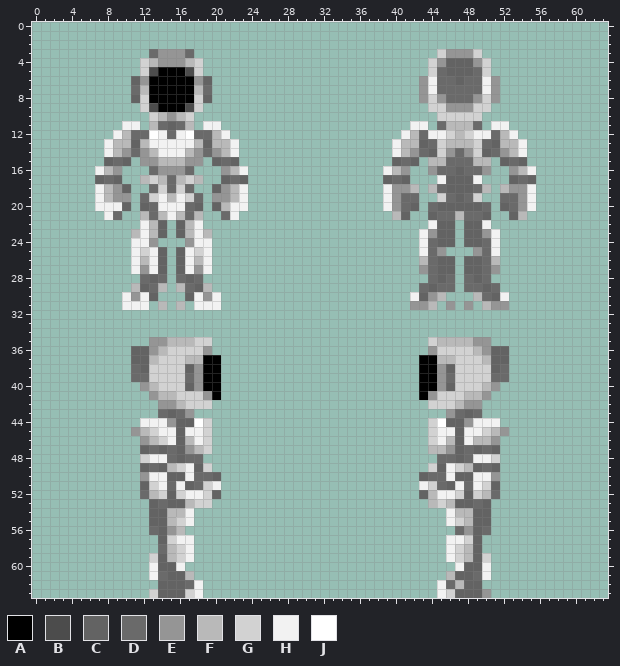
Pixel-art sprite -- Resources/Textures/ADT/Mobs/Species/IPC/parts.rsi/full.png. The first picture shows the starting point.
The file is 64x64 pixels. Colours within 5 levels of each other are drawn and written as one.
Palette (. is transparent): A #000000  B #4c4c4c  C #636363  D #6a6a6a  E #959595  F #b9b9b9  G #d2d2d2  H #f2f2f2  J #ffffff
Pixels before (only the part around the change), first column x 0:
 0 ............................................................
 1 ............................................................
 2 ............................................................
 3 .............DEEED...........................GEEEG..........
 4 ............GFEEEFG.........................GECCCEG.........
 5 ............GBAAABG.........................GDCCCDG.........
 6 ...........CEAAAAAEC.......................EHDDCDDHE........
 7 ...........DFAAAAAFD.......................EHDDDDDHE........
 8 ...........CGAAAAAGC.......................EGEDDDEGE........
 9 ............GBAAABG.........................GGEEEGG.........
10 .............GFEFG...........................GGGGG..........
11 ..........HH.FDCDF.HH.....................HH.DFFFD.HH.......
12 .........HFDDJHDHJDDFH...................HFDHHGFGHHDFH......
13 ........HFFCFHHHHHFCFFH.................HFFCDGFFFGDCFFH.....
14 ........HFEDEFHHHFEDEFH.................HFEDCGEDEGCDEFH.....
15 ........CDC.EEFFFEE.CDC.................CDC.FFDDDFF.CDC.....
16 .......HFE...DEEED...EFH...............HFE..EDDCDDE..EFH....
17 .......CDC..FGFDFGF..CDC...............CDC...HCCCH...CDC....
18 .......HFEC..DGDGD..CEFH...............HEEF.FDCCCDF.FEEH....
19 .......HFEE.DGHFHGD.EEFH...............HEDD..GDCDG..DDEH....
20 .......HHHC.CDHHHDC.CFHH...............HEDC.DCCCCCD.CDEH....
21 ........HD..FDFHFDF..DH.................FC..CDDFDDC..CF.....
22 ............HFC.CFH.........................HCC.CCH.........
23 ...........FHFC.CFHF.......................HECC.CCEH........
24 ...........HHE...EHH.......................HDCC.CCDH........
25 ...........HGHC.CHGH.......................HDE...EDH........
26 ...........HFHC.CHFH.......................FDCC.CCDF........
27 ...........HEHC.CHEH.......................EDCC.CCDE........
28 ............DCD.DCD.........................DCD.DCD.........
29 ...........FCDF.FDCF.......................DCDD.DDCD........
30 ..........HEHC...CHEH.....................HCEF...FDCH.......
31 ..........HHH.F.F.HHH.....................EEF.E.E.FEE.......
32 ............................................................
33 ............................................................
34 ............................................................
35 .............EEFFFGG........................GFFFFEE.........
36 ...........CCEFGGGGE........................EGGGGFECC.......
37 ...........CCFGGGFFAA......................AAFFGGGFCC.......
38 ...........DCGGGGCEAA......................AAECGGGGCD.......
39 ...........DDGGGGDEAA......................AAEDGGGGDD.......
40 ............EFGGGCEAA......................AAECGGGFE........
41 .............EFFGGGEA......................AEGGGFFE.........
42 ..............EEFGGG........................GGGFEE..........
43 ..............DCDE............................EDCD..........
44 ............HHHECCJG........................GJCCEHHH........
45 ...........EFGHHCHHG........................GHHCHHGFE.......
46 ............EFGHCFHG........................GHFCHFFE........
47 ............CDCDCEFG........................FFECDCDC........
48 ............GHHDCDD..........................DDCDHHG........
49 ............CDCFGHCG........................GCHGFCDC........
50 ............EHHCCHDDC......................CDDHCCHHE........
51 ............CGHDHCDGH......................HGDCHDHGC........
52 ............DFGCGHHGC......................CFHHGCGFD........
53 .............CDCCFGG........................FGFCCDC.........
54 .............CCFFH............................HFFCC.........
55 .............CCFGH............................HGFCC.........
56 .............DCEF..............................DECD.........
57 ..............CGHH............................HHGC..........
58 ..............DFGH............................HGFC..........
59 .............GCFGH............................HGFCG.........
60 .............HCCH..............................HCCH.........
61 .............HDCCF............................FCCDH.........
62 ..............CCCDH..........................HDFCC..........
63 .............GCCCGH..........................HGCCCE.........
The result:
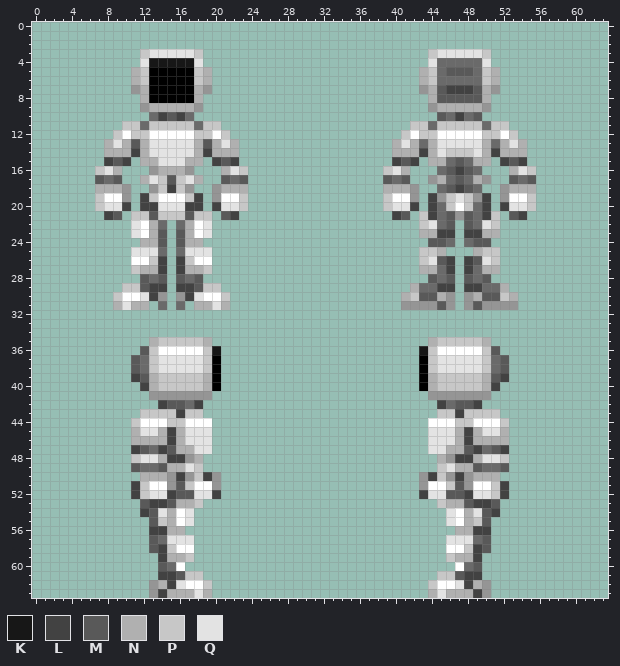
Colours new in this view: K #171717  L #424242  M #595959  N #b0b0b0  P #c7c7c7  Q #e3e3e3
The edit:
Changed rows in their new state; - is an unchanged pixel.
first column x 7:
 3 -----PQQQQQP-------------------------PQQQQQP-----
 4 -----QKKKKKQ-------------------------QDDDDDQ-----
 5 ----NPA---APN-----------------------NP-MMM-PN----
 6 ----NP-----PN-----------------------NP--D--PN----
 7 ----EN-----NE------------------------NMLLLMN-----
 8 ----.N-----N.-----------------------.NMMMMMN.----
 9 -----ENNNNNE-------------------------ENNNNNE-----
10 ------DLMLD---------------------------MDLDM------
11 ---PPDPPPPPDPP---------------------PPDPPPPPDPP---
12 --PJPP-JJJ-PPJP-------------------PJPPJJJJJPPJP--
13 -NQNMNQQQQQNMNQN-----------------NQNDNQQQQQNDNQN-
14 -NNNLNQQQQQNLNNN-----------------NNNLNQPPPQNLNNN-
15 -LML-NNQQQNN-LML-----------------LML-NN-M-NN-LML-
16 PQN---ENNNE---NQP---------------PQN--.-MLM-.--NQP
17 M-M--NQPMPQN--M-M---------------M-M--ENDMDNE--M-M
18 NNNE--EPLPE--ENNN---------------NNNE-.-MLM-.-ENNN
19 PJJ--LPJJJPL--JJP---------------PJJE-LEPQPEL-EJJP
20 PQQL-LLQQQLL-LQQP---------------PQQL-LDPJPDL-LQQP
21 -LM-PPMPPPMPP-ML-----------------LM-PL-MEM-LP-ML-
22 ----QJND-DNJQ-----------------------PQDM-MDQP----
23 ----QJNM-MNJQ-----------------------NNLL-LLNN----
24 ----.NNM-MNN.-----------------------.MMD-DMM.----
25 ----QQQD-DQQQ-----------------------PPN---NPP----
26 ----JJPL-LPJJ-----------------------PQML-LMQP----
27 ----PNNL-LNNP-----------------------NNDL-LDNN----
28 -----MDM-MDM-------------------------MDM-MDM-----
29 ---PPMLL-LLMPP---------------------N-DLL-LLD-N---
30 --PJJQLE-ELQJJP-------------------NPMMNE-ENMMPN--
31 --NQNN-D-D-NNQN-------------------E--EM---ME--E--
first column x 11:
35 --NPPPPPN------------------------NPPPPPN--
36 .MPJJJJJPK----------------------KPJJJJJPM.
37 MDPQQQQQP------------------------PQQQQQPDM
38 MDPQQQQQP------------------------PQQQQQPDM
39 LMNPPPPPN------------------------NPPPPPNML
40 -LNPPPPPN------------------------NPPPPPNL-
41 ---EEEEE-.----------------------.-EEEEE---
42 ---LMMDL.------------------------.LDMML---
43 -PPPPLPP--------------------------PPLPPPP-
44 PJJJPPJ-J------------------------J-JPPJJJP
45 NQQNLNQQQ------------------------QQQNLNQQN
46 NNNNLNQQQ------------------------QQQNLNNNN
47 LM-LMNNQQ------------------------QQNNML-ML
48 PQQNLLEN--------------------------NELLNQQP
49 MD-MNNQP.------------------------.PQNNM-DM
50 -NNNELEPLE----------------------ELPELENNN-
51 LPJJEMPJJE----------------------EJJPMEJJPL
52 LPQQLMMQQL----------------------LQQMMLQQPL
53 -MLLMNNP.------------------------.PNNMLLM-
54 -LMQNJQ----------------------------QJNQML-
55 --MPNJQ----------------------------QJNPM--
56 --LLNN------------------------------NNLL--
57 --MDQQQ----------------------------QQQDM--
58 --MLPJJ----------------------------JJPLM--
59 --.LNNP----------------------------PNNL.--
60 --.MDJ------------------------------JDM.--
61 --.LLMPP--------------------------PPMLL.--
62 --ENLQJJP------------------------PJJQLNE--
63 --ELNNNQN------------------------NQNNNL---
Pixel boxes of the changes (left, top, right, bottom) in both pictures:
changed: (95, 49, 248, 598)
changed: (383, 49, 536, 598)
